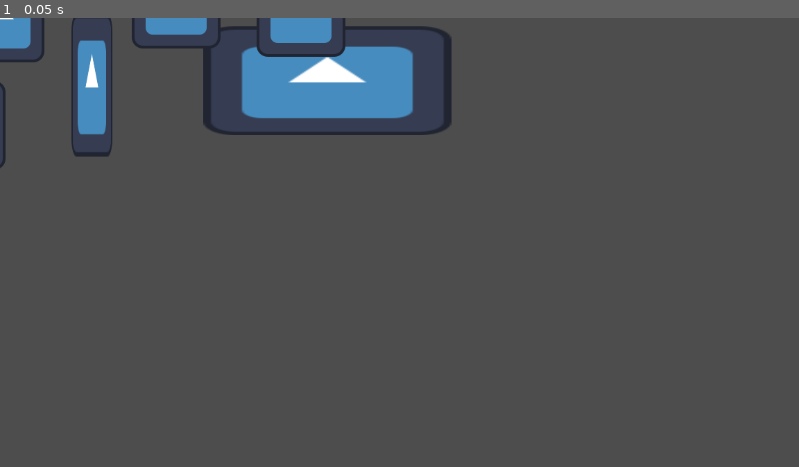
Above: before the commit, frame 1.
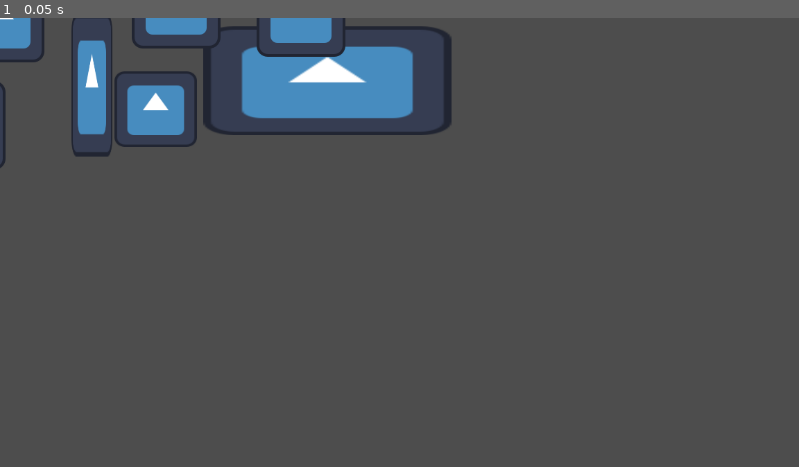
Above: after the commit, the same moment.

Repository: marinatrivino/practicaGit
Game: Godot game, scene res://node_2d.tscn
The game is run twice, just before and just after one commit, with the same random seed, the same clock (stepped at 60 frames per second) and the same inputs. The project has no main scene, so this scene is started directly. The engine's default icon, where the game draws it, is replaced by a stand-in: a white triangle on a blue panel in a dark square.
Inputs:
- Up to frame 1 (0.05 s): no input

The runs differ from the first frame. In frame 1, 1.1% of the frame differs, in the area x 14-25%, y 11-29%.

Commit message:
Septimo commit

Diff:
--- a/node_2d.tscn
+++ b/node_2d.tscn
@@ -68,6 +68,17 @@
 "speed": 5.0
 }]
 
+[sub_resource type="SpriteFrames" id="SpriteFrames_d21ai"]
+animations = [{
+"frames": [{
+"duration": 1.0,
+"texture": ExtResource("1_wtcfe")
+}],
+"loop": true,
+"name": &"default",
+"speed": 5.0
+}]
+
 [node name="Node2D" type="Node2D"]
 
 [node name="AnimatedSprite2D" type="AnimatedSprite2D" parent="."]
@@ -94,3 +105,8 @@
 [node name="AnimatedSprite2D6" type="AnimatedSprite2D" parent="."]
 position = Vector2(434, -8)
 sprite_frames = SubResource("SpriteFrames_kdubu")
+
+[node name="AnimatedSprite2D7" type="AnimatedSprite2D" parent="."]
+position = Vector2(224.5, 131.5)
+scale = Vector2(0.929688, 0.851563)
+sprite_frames = SubResource("SpriteFrames_d21ai")
Not shown: 1 places in node_2d.tscn that only renumber resources
